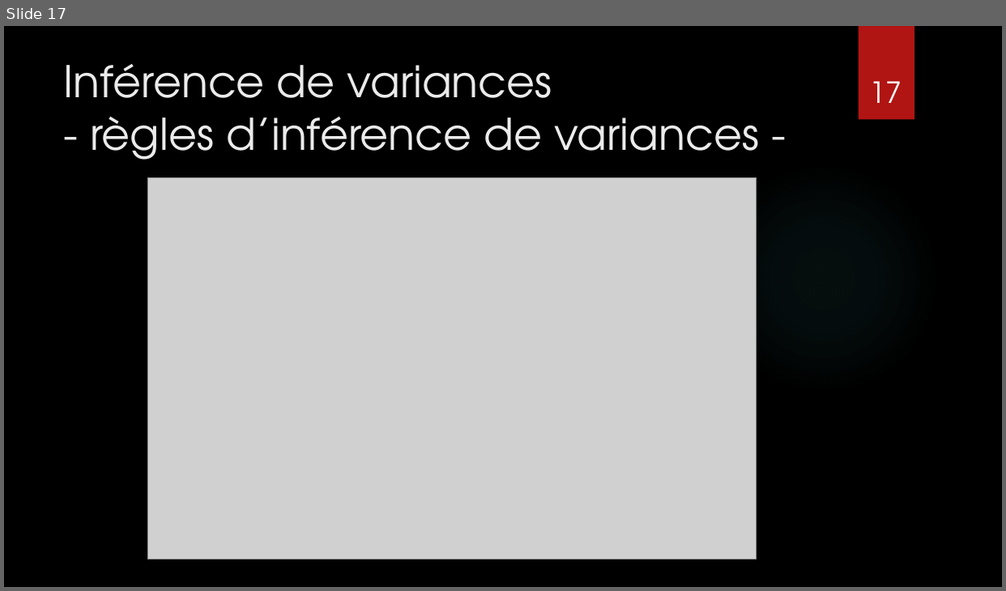
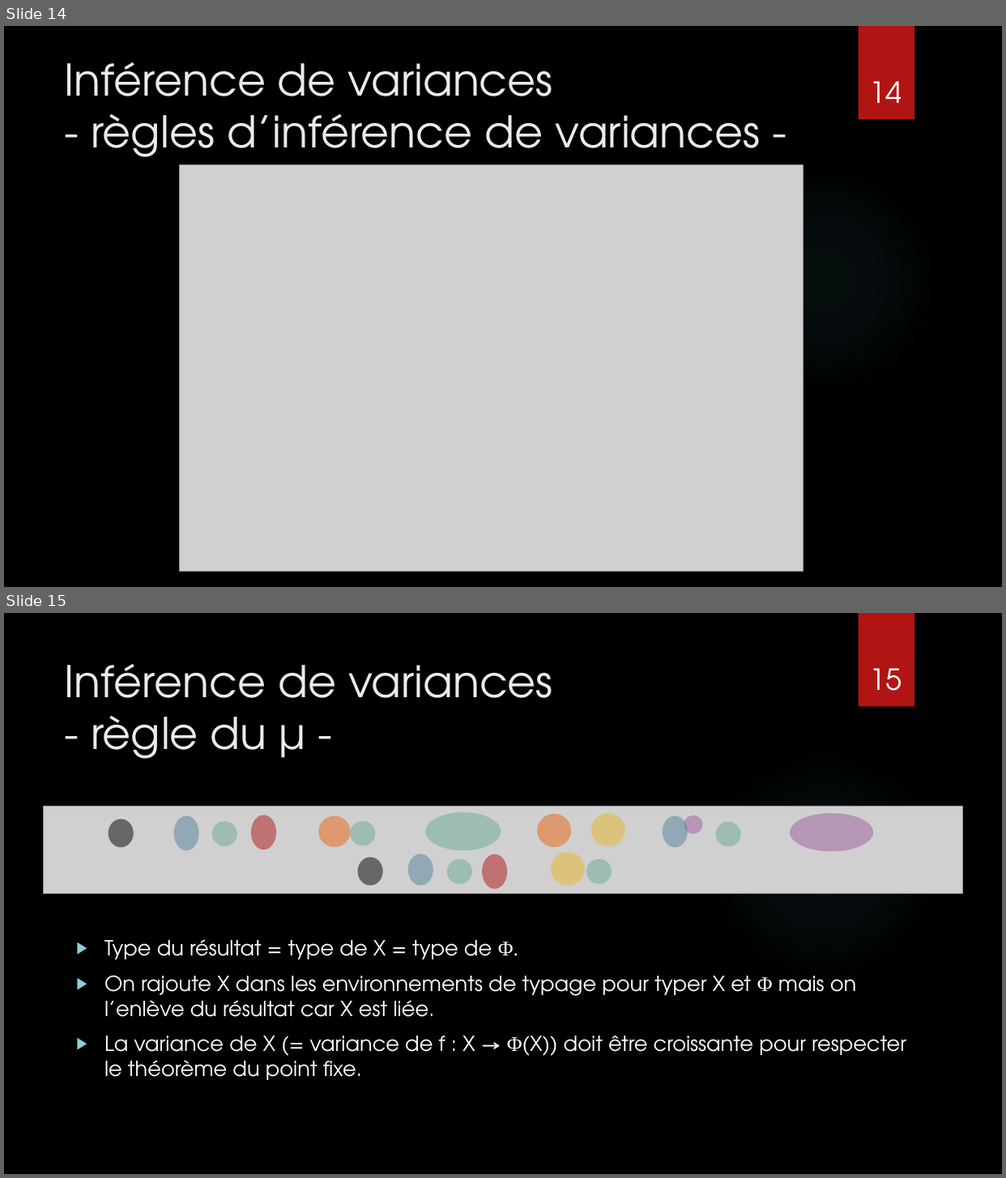
Before and after one commit to CamilleBonnin/TER-S3-Typing-the-higher-order-polyadic-mu-calculus, a slide deck: Presentation/TER_M2_presentation.pptx. Shown one above the other, each under a label of ours: slide 17 before the commit, slides 14 and 15 after it. The pictures are 1006x591 and 1006x1178 pixels, drawn with LibreOffice and Linux fonts; fonts in the diff are those of the drawing; grey boxes stand for pictures; background and template pictures are left out. Boxes give left, top, right and bottom in pixels: in the first picture for what was removed or moved away, otherwise in the second. Text is boxed around its words. In the diff, an @@ line names an element or a change of style, - is before the commit and + after.

```diff
--- a/Presentation/TER_M2_presentation.pptx
+++ b/Presentation/TER_M2_presentation.pptx
@@ slide 15 added at bbox=[4, 613, 1002, 1174], background picture (left out); not listed: 2 template elements that a slide beside it also shows @@
@@ title added at bbox=[65, 664, 553, 759], 42 pt, text #EBEBEB @@
+Inférence de variances
+- règle du μ -
@@ page number added at bbox=[870, 668, 902, 691], 28 pt, text #FFFFFF @@
+15
@@ picture added at bbox=[44, 806, 962, 894] @@
@@ group added at bbox=[108, 812, 874, 889]: 19 ellipses @@
@@ text added at bbox=[104, 939, 906, 1080], 20 pt, text #FFFFFF @@
+▶ Type du résultat = type de X = type de Φ.
+▶ On rajoute X dans les environnements de typage pour typer X et Φ mais on l’enlève du résultat car X est liée.
+▶ La variance de X (= variance de f : X → Φ(X)) doit être croissante pour respecter le théorème du point fixe.
@@ what was slide 17 is now slide 14 @@
@@ slide 14 changed as well @@
@@ title "Inférence de variances - règles ..." rewrapped from bbox=[63, 64, 759, 160] to bbox=[64, 62, 761, 168] @@
@@ page number at bbox=[870, 81, 902, 103]: text changed @@
-17
+14
@@ picture: place and size @@
-picture at bbox=[147, 178, 757, 560]
+picture at bbox=[179, 165, 803, 572]
```
Also in this commit, not shown: 9 other slides changed, 8 other slides added, 12 slides removed, 4 other files.
